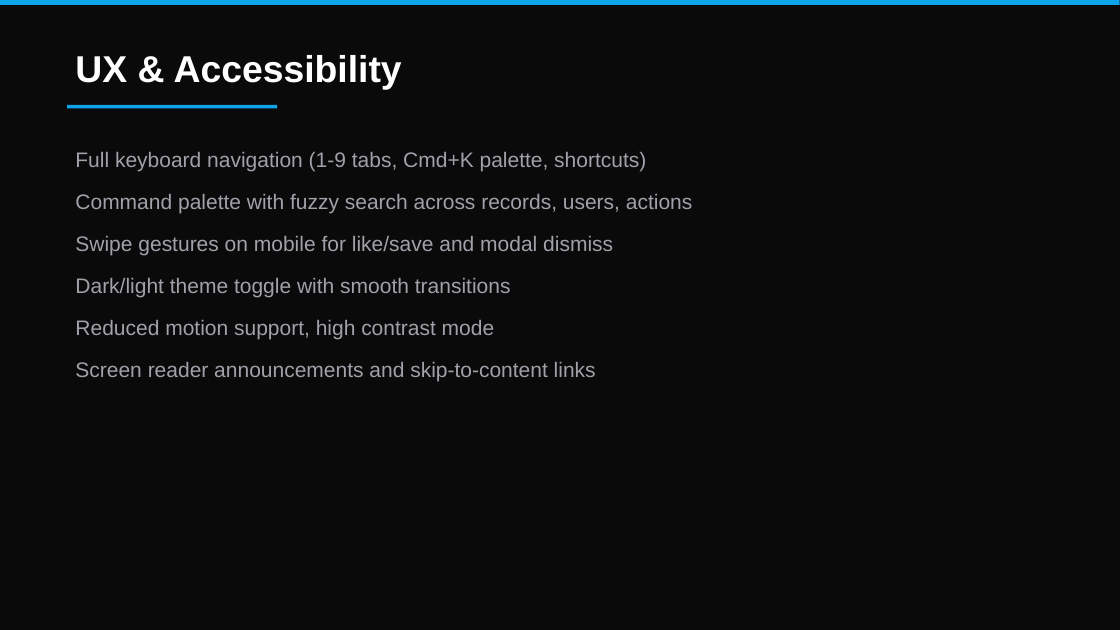
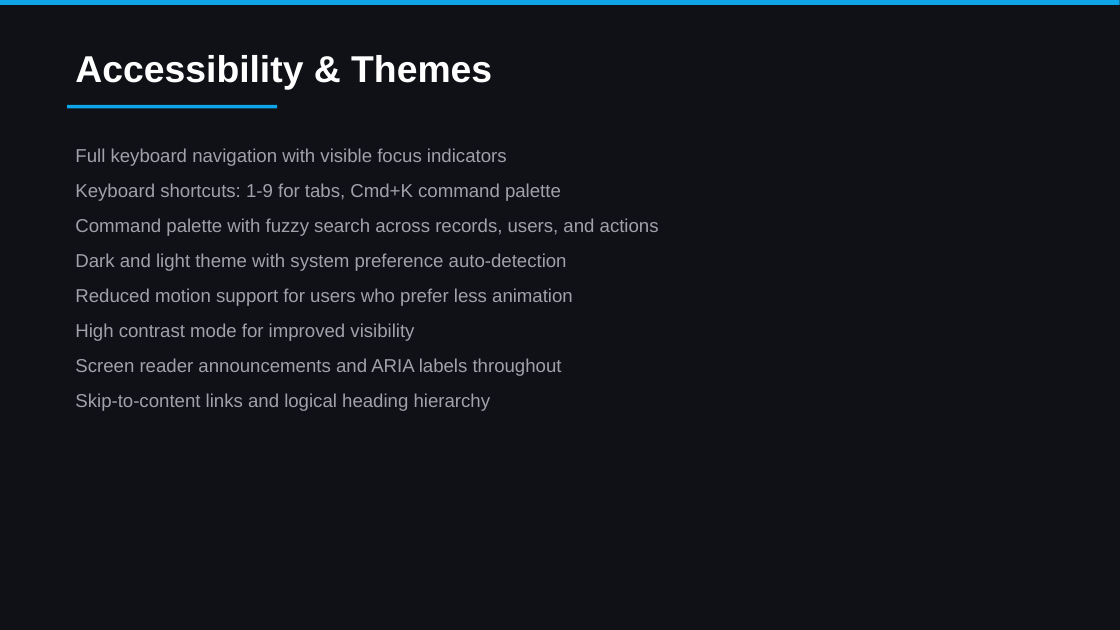
Before and after one commit to colelevy08/groovestack, a slide deck: slide 24 of GrooveStack_Overview.pptx (slide 14 before the commit). Drawn at 1120x630 pixels with LibreOffice and Linux fonts; fonts in the diff are those of the drawing. Boxes give left, top, right and bottom in pixels: in the first picture for what was removed or moved away, otherwise in the second. Text is boxed around its words. In the diff, an @@ line names an element or a change of style, - is before the commit and + after.

```diff
--- a/GrooveStack_Overview.pptx
+++ b/GrooveStack_Overview.pptx
@@ background #0A0A0A to #0F1117 @@
@@ text at (75,55,492,89): text changed @@
-UX & Accessibility
+Accessibility & Themes
@@ text at (75,148,659,411): text changed; size 18 to 16 pt @@
-Full keyboard navigation (1-9 tabs, Cmd+K palette, shortcuts)
-Command palette with fuzzy search across records, users, actions
-Swipe gestures on mobile for like/save and modal dismiss
-Dark/light theme toggle with smooth transitions
-Reduced motion support, high contrast mode
-Screen reader announcements and skip-to-content links
+Full keyboard navigation with visible focus indicators
+Keyboard shortcuts: 1-9 for tabs, Cmd+K command palette
+Command palette with fuzzy search across records, users, and actions
+Dark and light theme with system preference auto-detection
+Reduced motion support for users who prefer less animation
+High contrast mode for improved visibility
+Screen reader announcements and ARIA labels throughout
+Skip-to-content links and logical heading hierarchy
```
Also in this commit, not shown: 11 other slides changed, 17 slides added, 7 slides removed, 6 other files.
